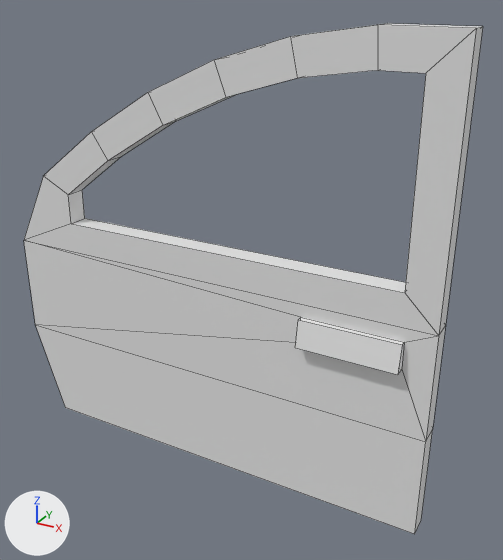
An edit to the FBX model Groepje van Sjoerd 2.0/Assets/Wessel/Models/voordeur.fbx, drawn before and after from the same camera.
One viewpoint serves both versions: a 50 mm lens placed at (1.52, -2.45, 1.29), pointed at (0.1, 0.13, 0.0). Lighting does not change. The marker at lower left points along +X, +Y and +Z. Mesh edges are drawn as thin lines.
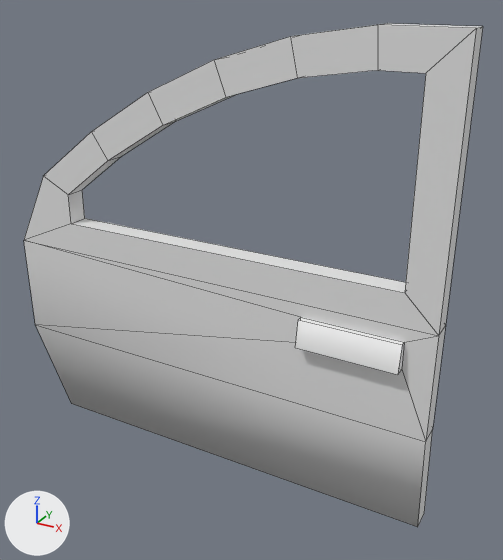
The edits, one by one:
me_plane has 60 vertices, 60 faces and spans x -1.2..1.0, y -0.05..0.15, z -1.0..1.12.
me_plane is used by ob_plane; location (0.0, 0.0, 0.0).
Before the commit, vertices of me_plane: 1 (1.0, 0.0, -1.0) at pixel (414, 534), 3 (-1.05, 0.0, -1.0) at pixel (65, 407), 19 (1.0, 0.1, -1.0) at pixel (421, 520), 21 (-1.05, 0.1, -1.0).
Part 1, on me_plane:
Vertices 1, 3, 19, 21 of me_plane move by (0.0, 0.05, 0.0).
me_plane part 2: edges marked sharp go from 88 to 69.

Where the change shows, as pixel boxes [x1, y1, x2, y2] in the pictures (503 x 560 px; the box of a moved part takes in the faces that stretch with it):
'Plane', reshaped
    before: [24, 23, 483, 534]
    after: [24, 23, 483, 527]
part 1 of me_plane, moved or reshaped
    before: [36, 325, 432, 534]
    after: [36, 325, 432, 527]
part 2 of me_plane, shading changed
    both: [24, 23, 483, 442]
